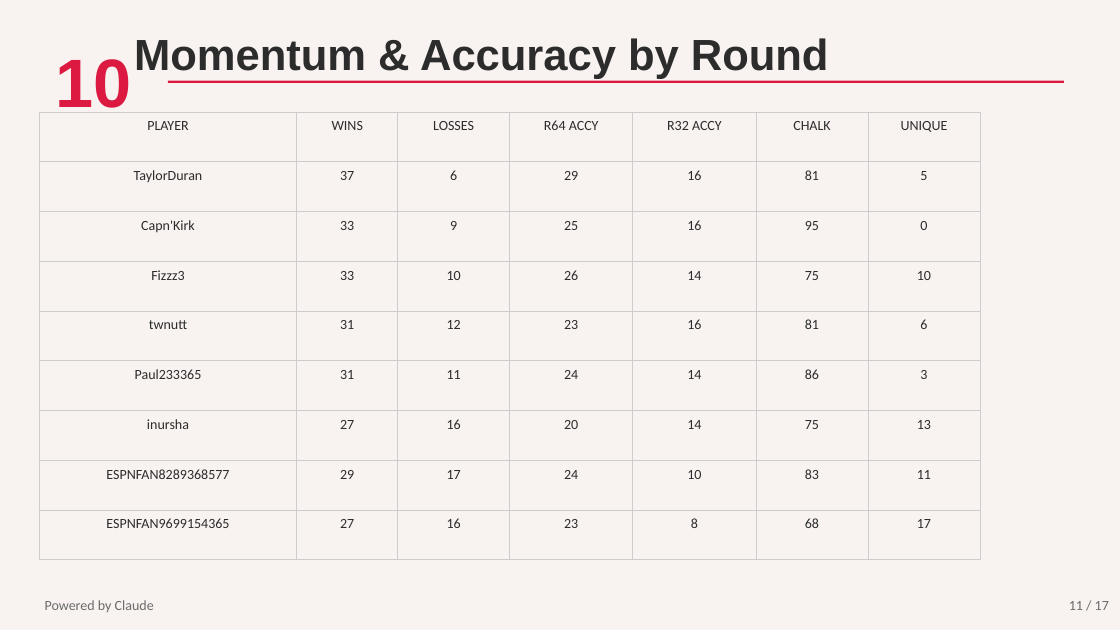
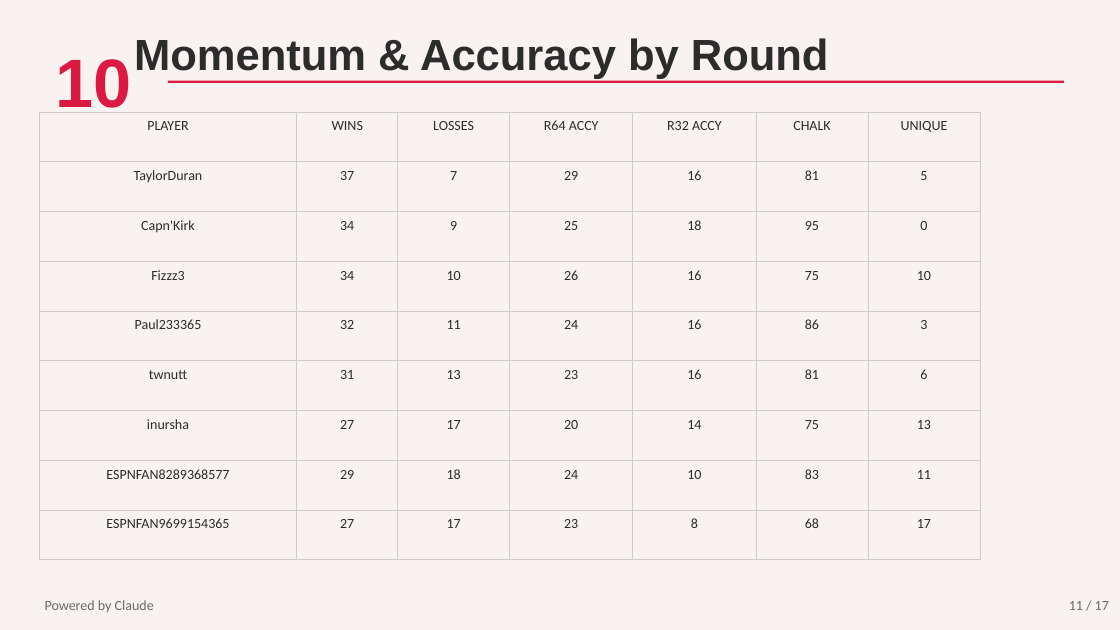
Before and after one commit to tdswim/Elons-Plugs-2026, a slide deck: slide 11 of Elons_Plugs_Deck.pptx. Drawn at 1120x630 pixels with LibreOffice and Linux fonts; fonts in the diff are those of the drawing. Boxes give left, top, right and bottom in pixels: in the first picture for what was removed or moved away, otherwise in the second. Text is boxed around its words. In the diff, an @@ line names an element or a change of style, - is before the commit and + after.

```diff
--- a/Elons_Plugs_Deck.pptx
+++ b/Elons_Plugs_Deck.pptx
@@ table at (x1=39, y1=112, x2=980, y2=560) @@
-row 2, column 3: 6
+row 2, column 3: 7
-row 3, column 2: 33
+row 3, column 2: 34
-row 3, column 5: 16
+row 3, column 5: 18
-row 4, column 2: 33
+row 4, column 2: 34
-row 4, column 5: 14
+row 4, column 5: 16
-row 5: twnutt | 31 | 12 | 23 | 16 | 81 | 6
+row 5: Paul233365 | 32 | 11 | 24 | 16 | 86 | 3
-row 6: Paul233365 | 31 | 11 | 24 | 14 | 86 | 3
+row 6: twnutt | 31 | 13 | 23 | 16 | 81 | 6
-row 7, column 3: 16
+row 7, column 3: 17
-row 8, column 3: 17
+row 8, column 3: 18
-row 9, column 3: 16
+row 9, column 3: 17
```
Also in this commit, not shown: 10 other slides changed.
